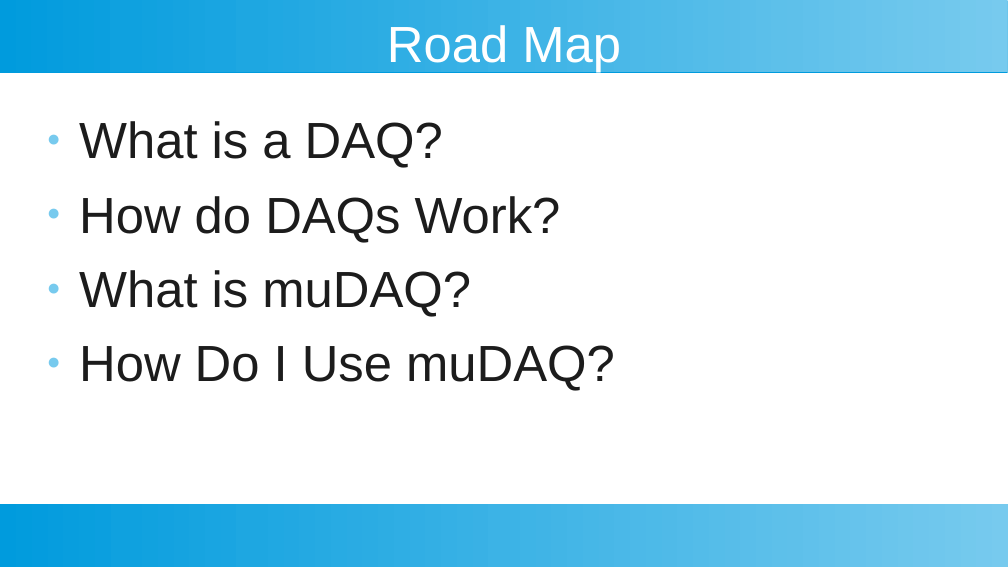
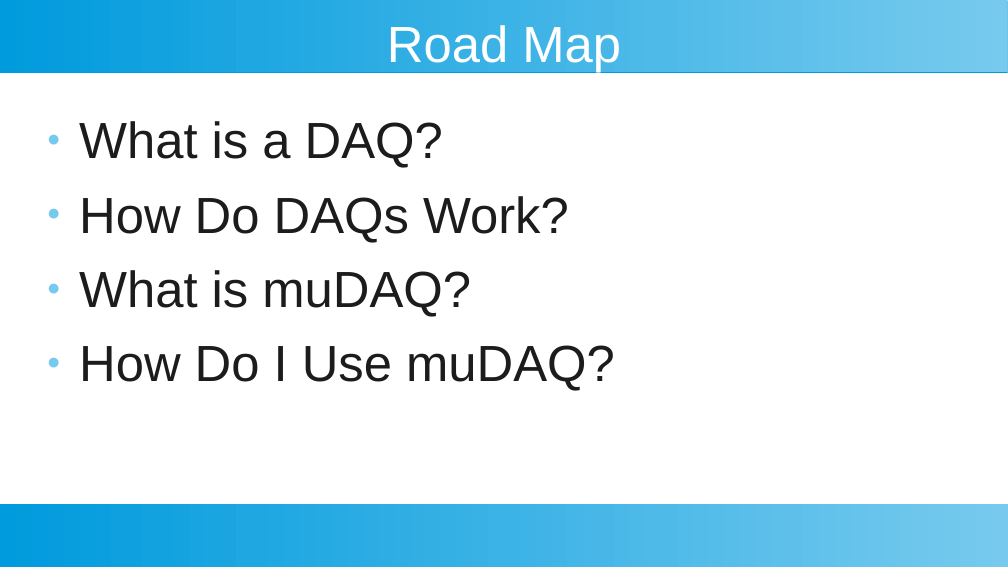
Before and after one commit to StellarRemnants/muDAQ, a slide deck: slide 2 of Presentation_2022-10-07.odp. Drawn at 1008x567 pixels with LibreOffice and Linux fonts; fonts in the diff are those of the drawing. Boxes give left, top, right and bottom in pixels: in the first picture for what was removed or moved away, otherwise in the second. Text is boxed around its words. In the diff, an @@ line names an element or a change of style, - is before the commit and + after.

```diff
--- a/Presentation_2022-10-07.odp
+++ b/Presentation_2022-10-07.odp
@@ text at (x1=79, y1=196, x2=569, y2=243): text changed @@
-● How do DAQs Work?
+● How Do DAQs Work?
```
Also in this commit, not shown: 10 other slides changed, 9 slides added, 4 other files.
